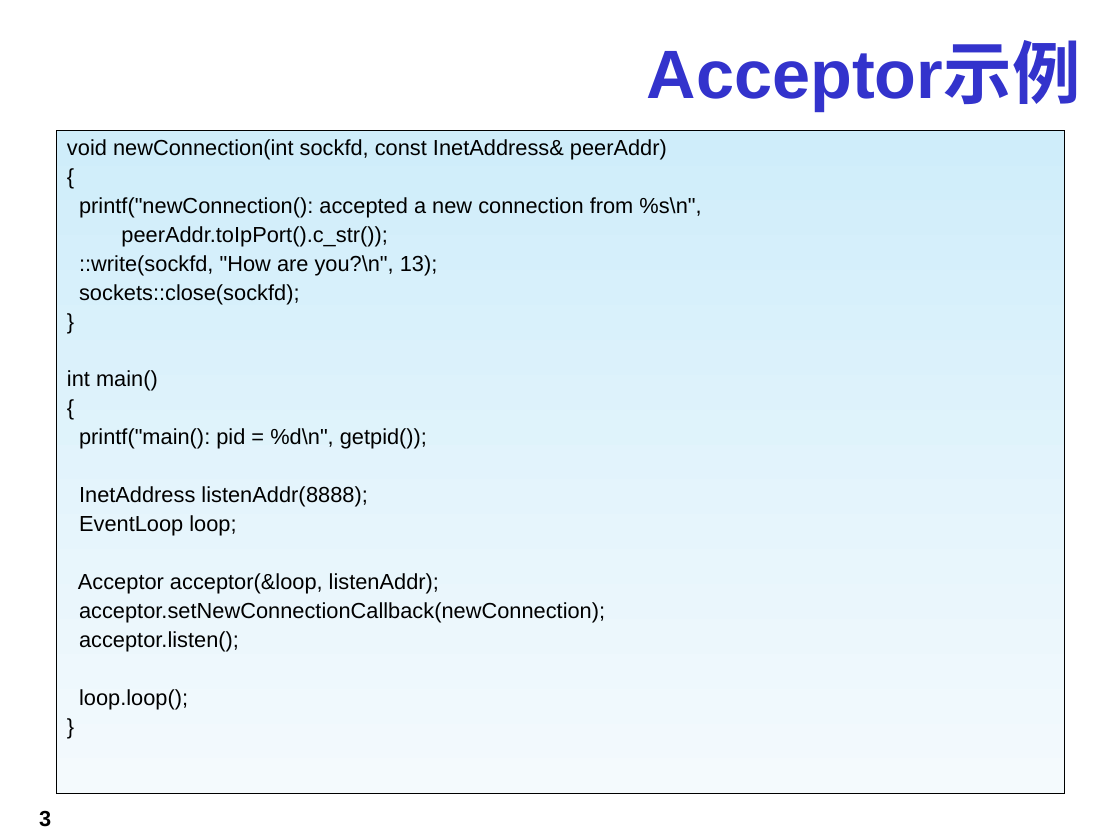
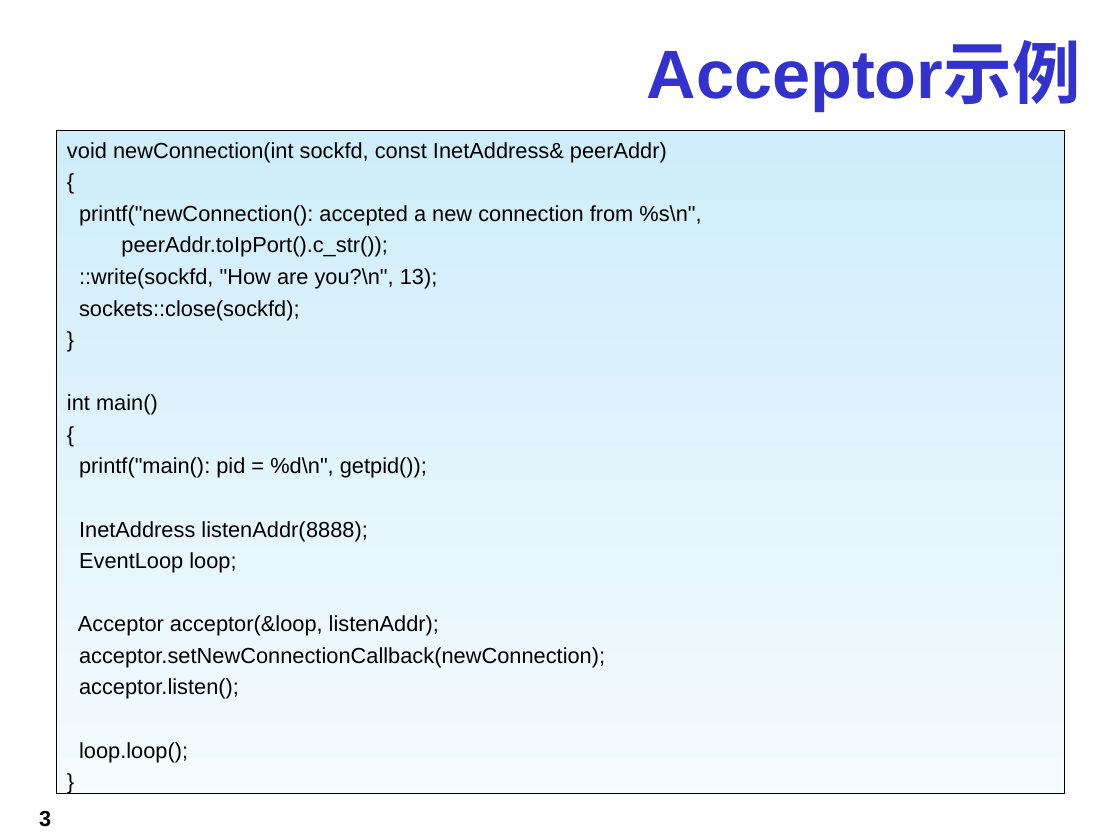
Before and after one commit to Jiwangreal/Muduo_Learn_Jiwang, a slide deck: slide 3 of muduo_server_learn/ppt/32muduo_net库源码分析（八）.ppt. Drawn at 1120x840 pixels with LibreOffice and Linux fonts; fonts in the diff are those of the drawing; background and template pictures are left out. Boxes give left, top, right and bottom in pixels: in the first picture for what was removed or moved away, otherwise in the second. Text is boxed around its words. In the diff, an @@ line names an element or a change of style, - is before the commit and + after.

```diff
--- a/muduo_server_learn/ppt/32muduo_net库源码分析（八）.ppt
+++ b/muduo_server_learn/ppt/32muduo_net库源码分析（八）.ppt
@@ rectangle "void newConnection(int sockfd, const InetAddress& ..." at <box>56,131,1064,794</box>: line spacing 0.9 to 1; fill gradient #CFEDFA to #F4FAFD to gradient #CFEDFA to #F5FBFE @@
```
Also in this commit, not shown: 45 other files.
